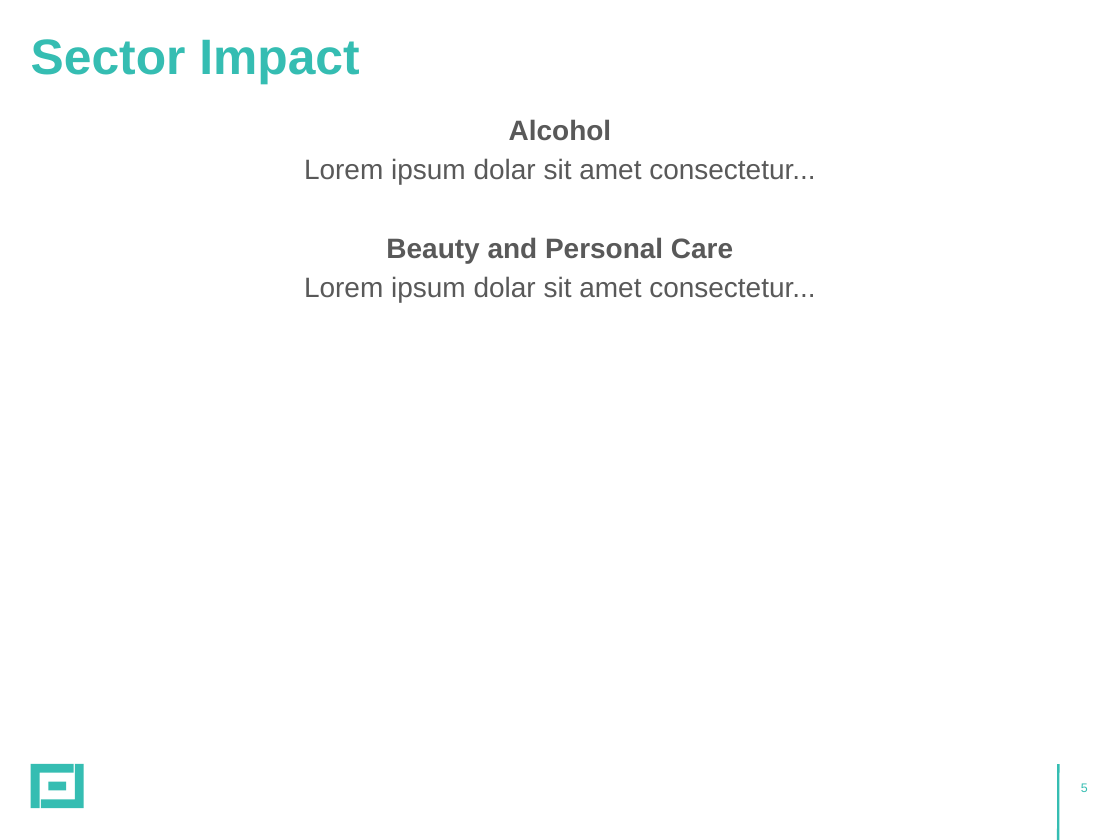
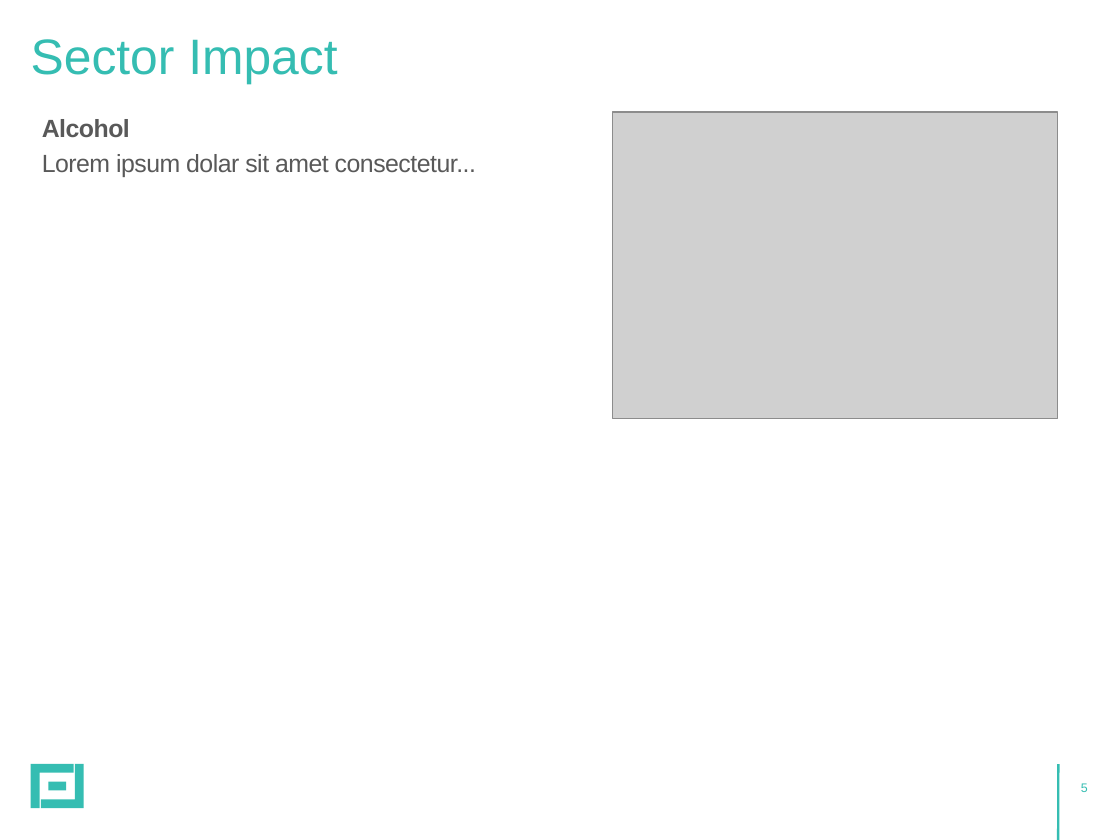
Before and after one commit to stylefoundry/powerpoint, a slide deck: slide 5 of samples/pptx/test-output.pptx. Drawn at 1120x840 pixels with LibreOffice and Linux fonts; fonts in the diff are those of the drawing; grey boxes stand for pictures. Boxes give left, top, right and bottom in pixels: in the first picture for what was removed or moved away, otherwise in the second. Text is boxed around its words. In the diff, an @@ line names an element or a change of style, - is before the commit and + after.

Commit message:
NVIS-1304 Update sector impact to include image
 - Sector impact slide with image.

```diff
--- a/samples/pptx/test-output.pptx
+++ b/samples/pptx/test-output.pptx
@@ title "Sector Impact" at (31, 39, 337, 85): bold off @@
@@ text "Alcohol" at (42, 119, 476, 177): size 18 to 16 pt, letter spacing 0 to -0.3 pt; alignment centre to left @@
@@ picture added at (613, 112, 1057, 419) @@
@@ text at (304, 237, 815, 302): paragraphs removed @@
-Beauty and Personal Care
-Lorem ipsum dolar sit amet consectetur...
```
Also in this commit, not shown: 1 other slide changed, 8 other files.
